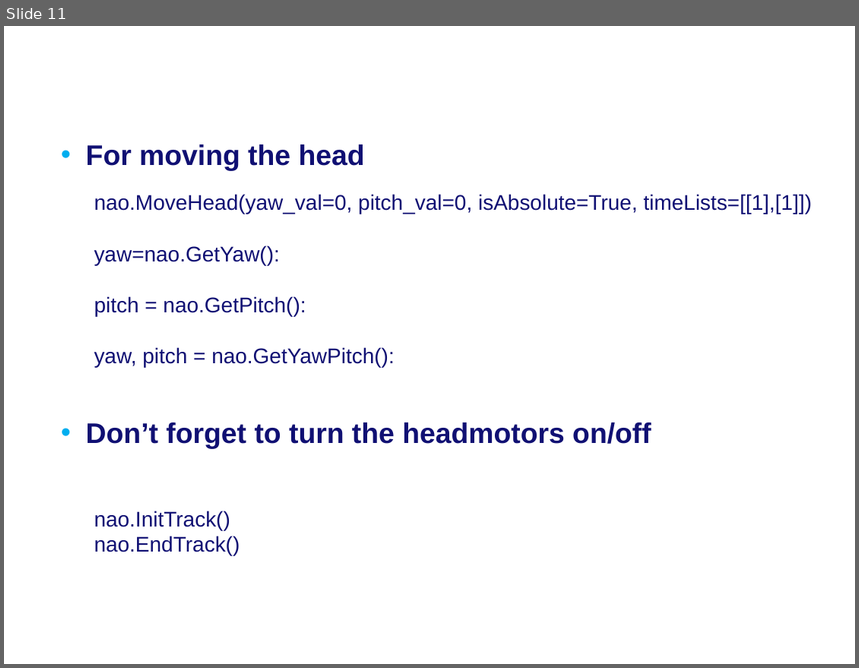
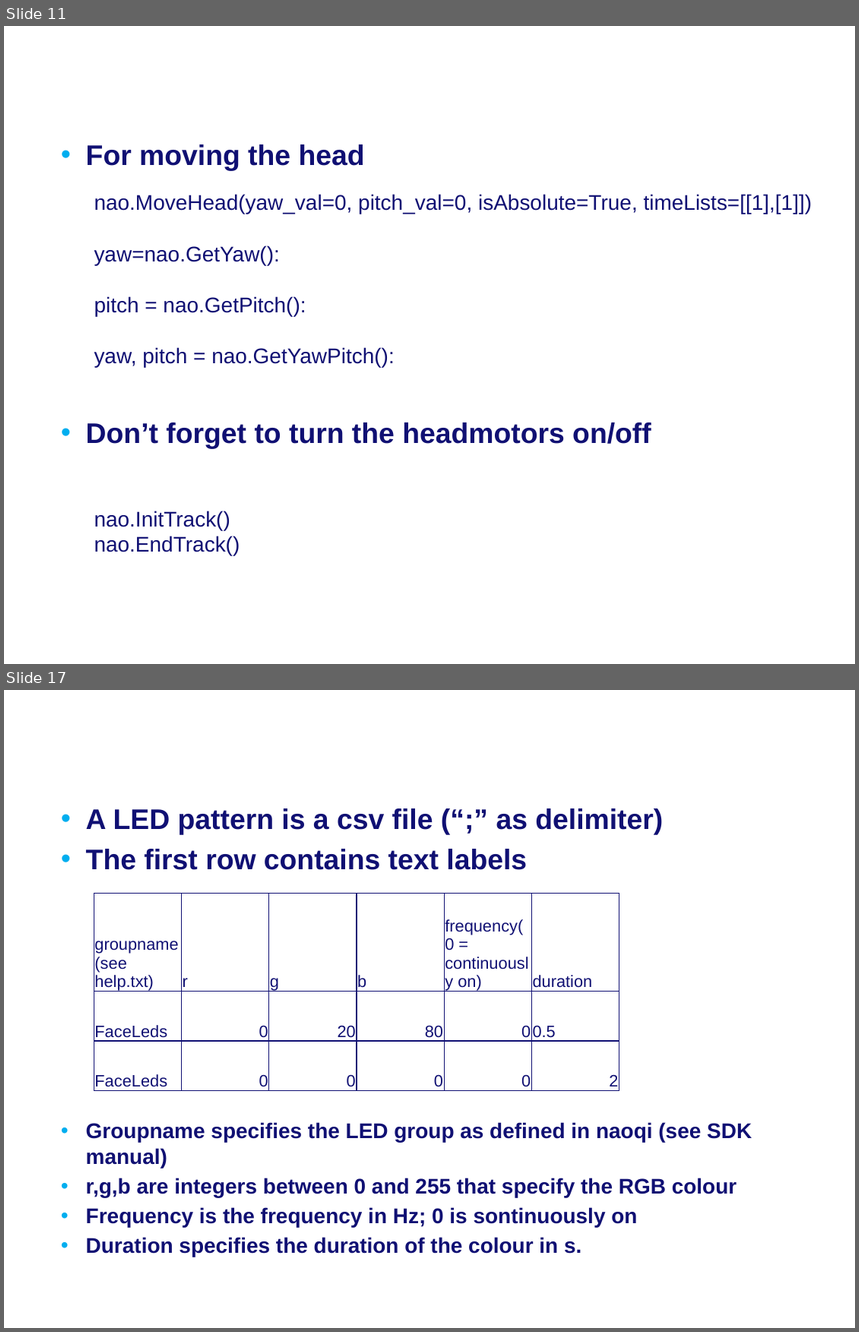
Before and after one commit to Rctue/nao-lib, a slide deck: Manual nao-lib.pptx. Shown one above the other, each under a label of ours: slide 11 before the commit, slides 11 and 17 after it; the slides between them are not shown. The pictures are 859x668 and 859x1332 pixels, drawn with LibreOffice and Linux fonts; fonts in the diff are those of the drawing; background and template pictures are left out. Boxes give left, top, right and bottom in pixels: in the first picture for what was removed or moved away, otherwise in the second. Text is boxed around its words. In the diff, an @@ line names an element or a change of style, - is before the commit and + after.

```diff
--- a/Manual nao-lib.pptx
+++ b/Manual nao-lib.pptx
@@ slide 17 added at [4, 690, 855, 1328], background #FFFFFF @@
@@ text added at [86, 809, 752, 1258], 18 pt, text #101073, bold @@
+• A LED pattern is a csv file (“;” as delimiter)
+• The first row contains text labels
+• Groupname specifies the LED group as defined in naoqi (see SDK manual)
+• r,g,b are integers between 0 and 255 that specify the RGB colour
+• Frequency is the frequency in Hz; 0 is sontinuously on
+• Duration specifies the duration of the colour in s.
@@ title added at [113, 809, 274, 835], 28 pt, text #FFFFFF, bold @@
+LED Pattern files
@@ table added at [94, 894, 620, 1091], 3 rows, 6 columns @@
+groupname(see help.txt) | r | g | b | frequency(0 = continuously on) | duration
+FaceLeds | 0 | 20 | 80 | 0 | 0.5
+FaceLeds | 0 | 0 | 0 | 0 | 2
```
Also in this commit, not shown: 1 slide changed, 7 other slides added, 1 slide removed, 2 other files.
